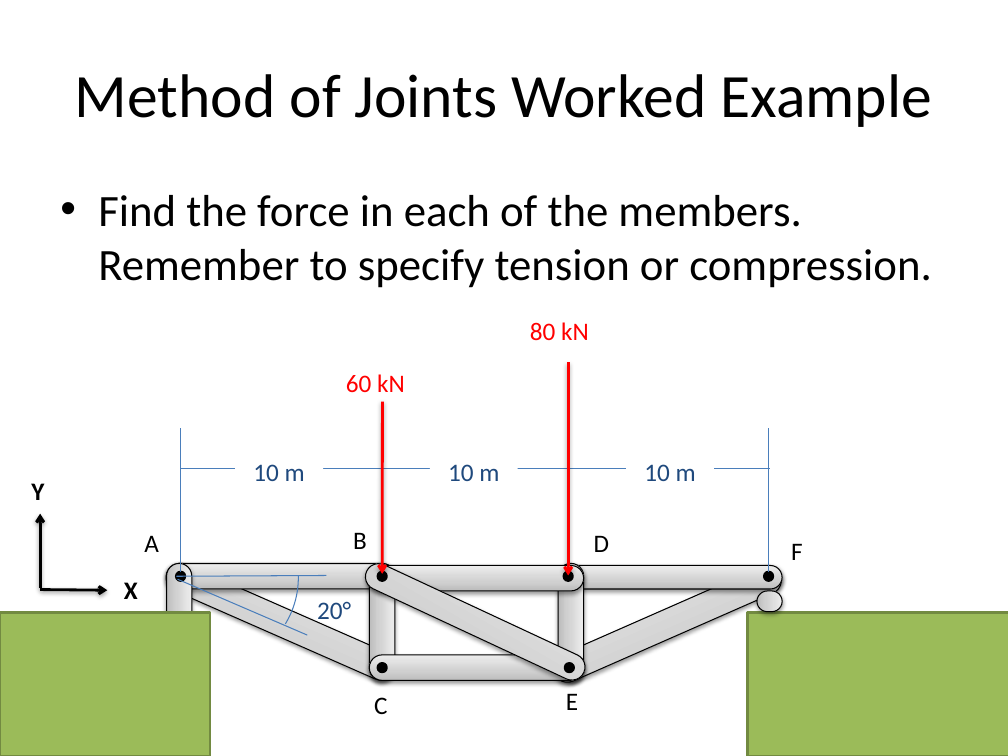
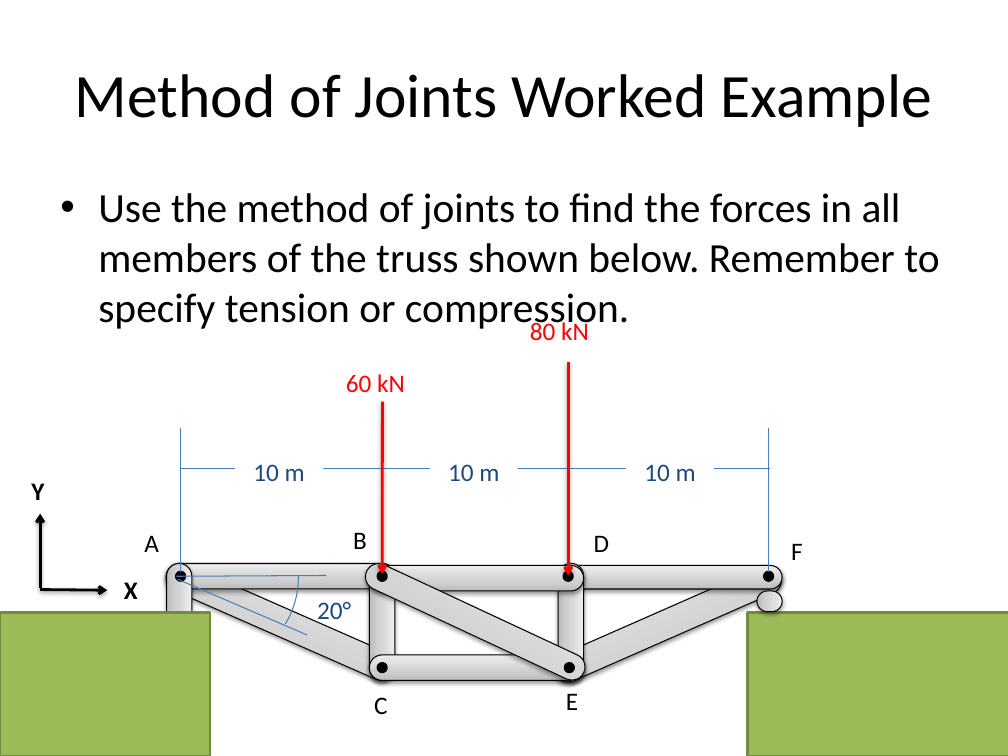
Before and after one commit to JacobMoore/mechanics_textbook, a slide deck: slide 10 of Lecture Slides/VideoLectureSlides/5.4.pptx. Drawn at 1008x756 pixels with LibreOffice and Linux fonts; fonts in the diff are those of the drawing. Boxes give left, top, right and bottom in pixels: in the first picture for what was removed or moved away, otherwise in the second. Text is boxed around its words. In the diff, an @@ line names an element or a change of style, - is before the commit and + after.

Commit message:
Added worked examples and typo fixes

```diff
--- a/Lecture Slides/VideoLectureSlides/5.4.pptx
+++ b/Lecture Slides/VideoLectureSlides/5.4.pptx
@@ text at <box>98,193,939,333</box>: text changed; size 32 to 29.6 pt @@
-• Find the force in each of the members. Remember to specify tension or compression.
+• Use the method of joints to find the forces in all members of the truss shown below. Remember to specify tension or compression.
```
Also in this commit, not shown: 2 other slides changed, 2 slides added, 22 other files.
